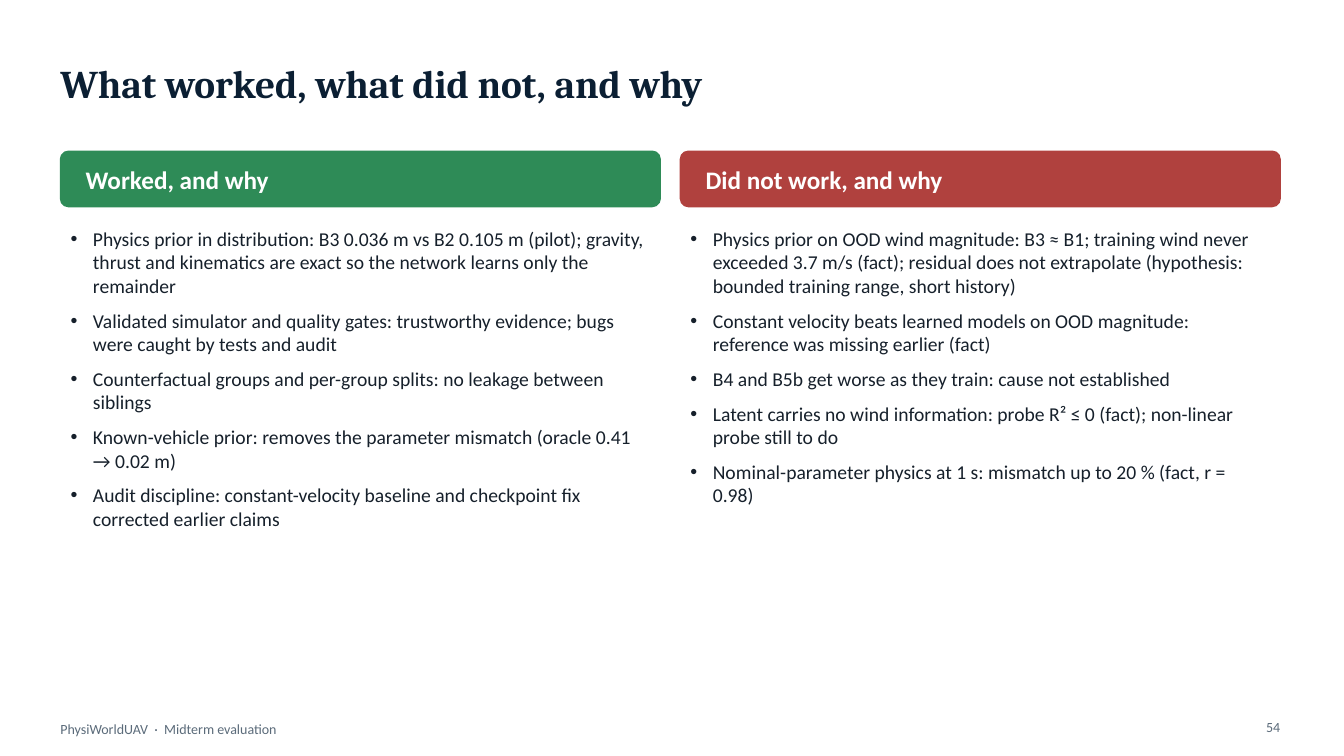
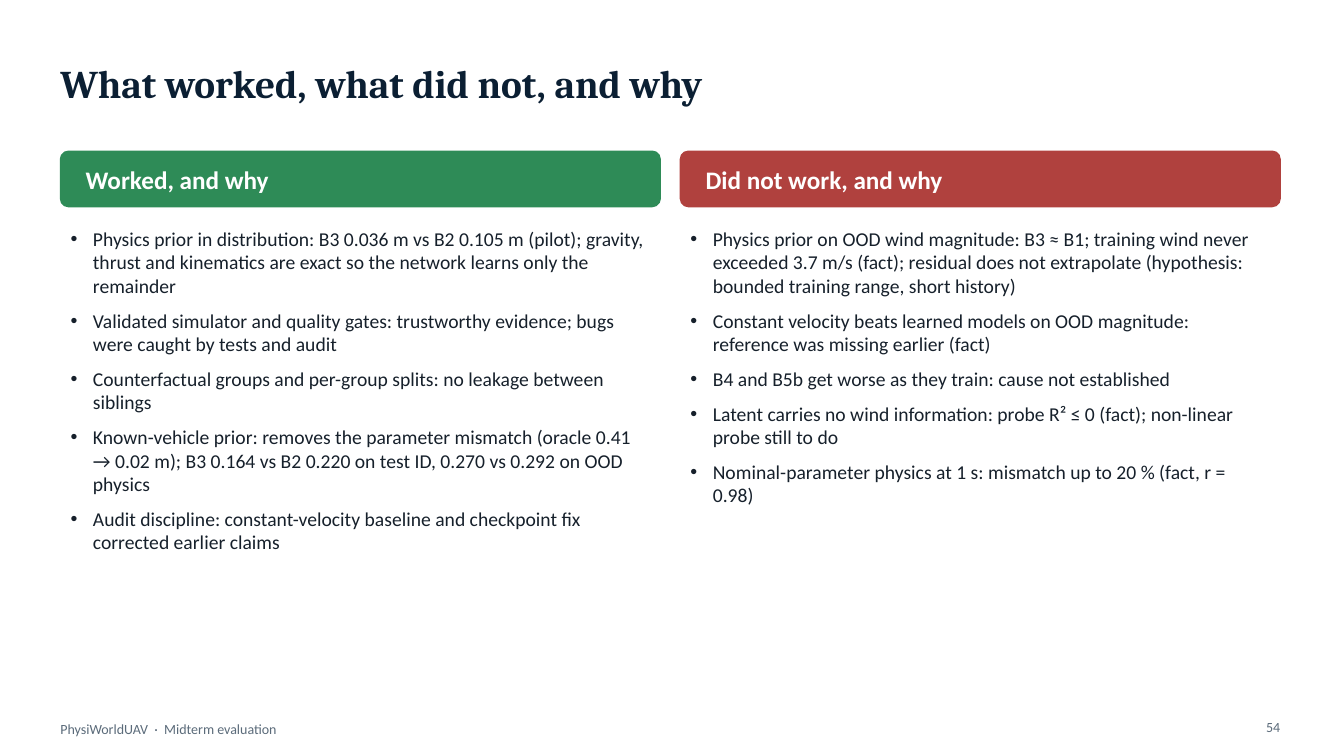
Before and after one commit to ChethanPutran/PhysiWorldUAV, a slide deck: slide 54 of report/slides/PhysiWorldUAV_midterm.pptx. Drawn at 1344x756 pixels with LibreOffice and Linux fonts; fonts in the diff are those of the drawing. Boxes give left, top, right and bottom in pixels: in the first picture for what was removed or moved away, otherwise in the second. Text is boxed around its words. In the diff, an @@ line names an element or a change of style, - is before the commit and + after.

```diff
--- a/report/slides/PhysiWorldUAV_midterm.pptx
+++ b/report/slides/PhysiWorldUAV_midterm.pptx
@@ text at box(93, 430, 631, 494): text changed @@
-• Known-vehicle prior: removes the parameter mismatch (oracle 0.41 → 0.02 m)
+• Known-vehicle prior: removes the parameter mismatch (oracle 0.41 → 0.02 m); B3 0.164 vs B2 0.220 on test ID, 0.270 vs 0.292 on OOD physics
```
Also in this commit, not shown: 8 other slides changed, 2 slides added, 2 slides removed, 21 other files.
